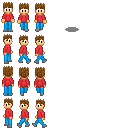
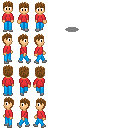
Layers edited between the first and the second 128px x 128px image:
renamed "Layer 14" to "Layer 15", painted on it over <box>1,1,47,128</box>
